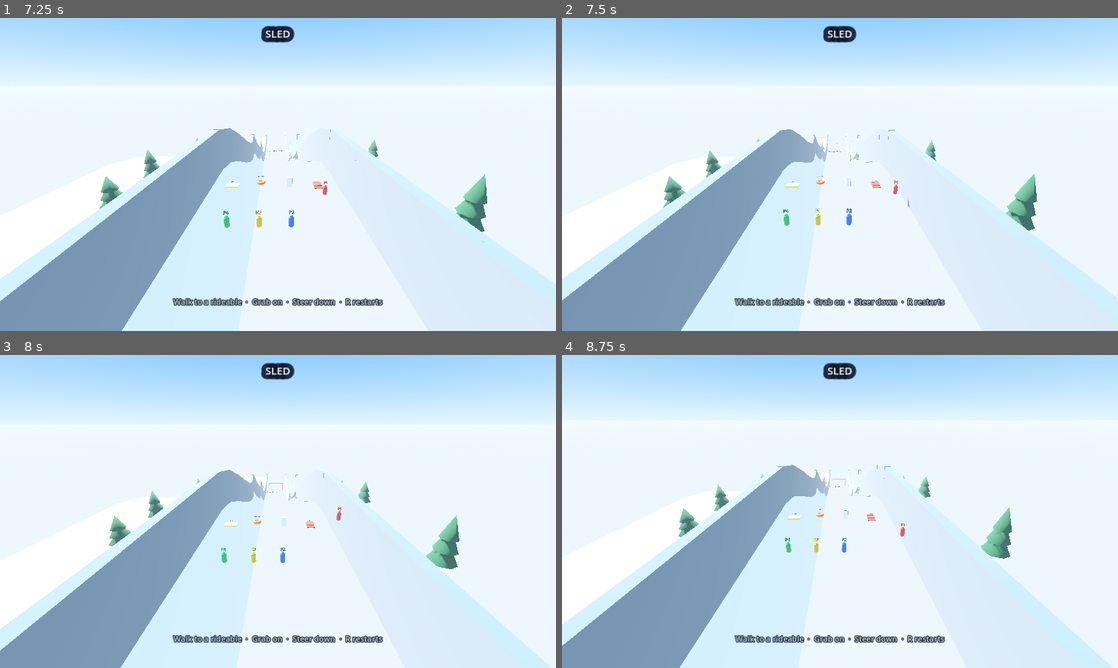
Above: before the commit, frames 1-4 (two rows, left to right).
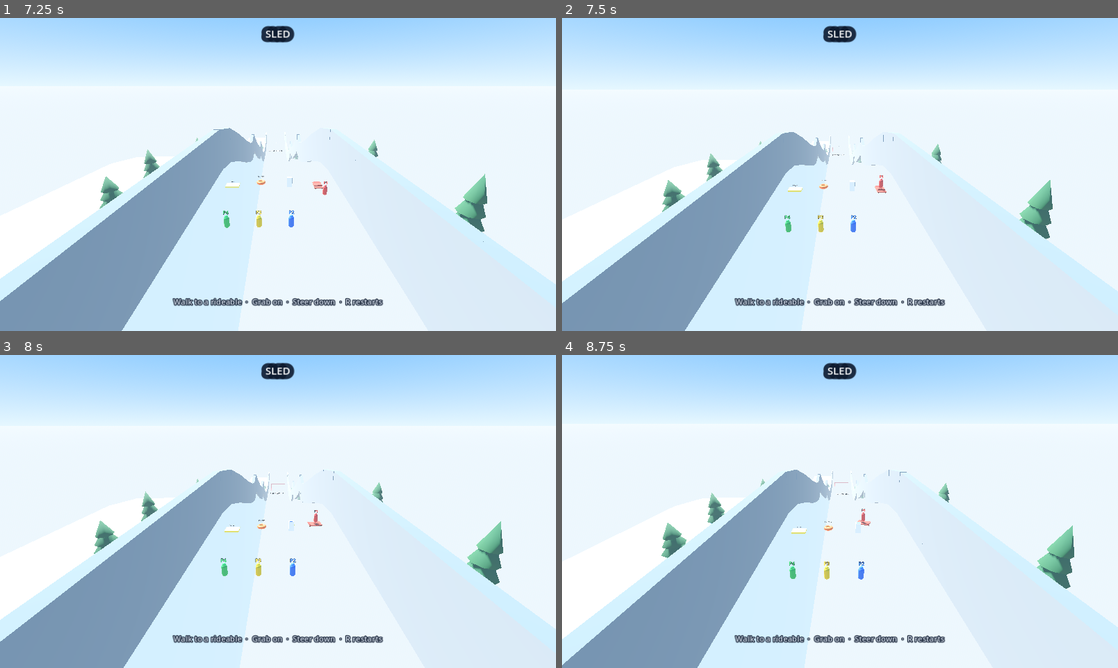
Above: after the commit, the same moments.

Repository: Tyler-McQueen/sled
Game: Godot game, scene res://scenes/main.tscn
Same seed, same stepped clock (60 frames per second), same inputs: the game is played once before the commit and once after it.
Inputs (mouse positions are in pixels of both pictures, inside the frame that each line leads up to):
- Up to frame 1 (7.25 s): tap Enter (p1_grab) at 0.5, 1.35, 3.6, 5.85 s; move the mouse to (250, 237) at 0.52 s; hold W (p0_up) 0.53-2.03 s; tap E (p0_grab) at 0.6, 2.85, 5.1 s; click (250, 237) at 0.67 s; tap Space (p0_jump) at 0.77, 1.52, 3.02, 3.77, 4.52, 6.02, 6.77 s; move the mouse to (444, 221) at 1.27 s; move the mouse to (111, 127) at 2.02 s; hold A (p0_left) 2.03-3.53 s; tap Keypad Enter at 2.1, 4.35, 6.6 s; move the mouse to (305, 174) at 2.77 s; click (305, 174) at 2.92 s; move the mouse to (194, 96) at 3.52 s; hold S (p0_down) 3.53-4.28 s; move the mouse to (400, 158) at 4.27 s; hold D (p0_right) 4.28-5.03 s; move the mouse to (166, 190) at 5.02 s; hold W (p0_up) 5.03-5.78 s; click (166, 190) at 5.17 s; move the mouse to (333, 105) at 5.77 s; hold D (p0_right) from 5.78 s (still down); move the mouse to (250, 237) at 6.52 s
- Up to frame 2 (7.5 s): keep holding D (p0_right); move the mouse to (1006, 221) at 7.27 s; tap E (p0_grab) at 7.35 s; click (1006, 221) at 7.42 s
- Up to frame 3 (8 s): keep holding D (p0_right); tap Space (p0_jump) at 7.52 s
- Up to frame 4 (8.75 s): move the mouse to (673, 464) at 8.02 s; release D (p0_right) at 8.03 s; hold S (p0_down) from 8.03 s (still down); tap Enter (p1_grab) at 8.1 s

Frame 1 is identical in both runs. In frame 2, 3.5% of the frame differs, in the area x 0-100%, y 35-100%; in frame 3, 5.2%; in frame 4, 8.0%.

Commit message:
M2: steal a ride, two on a fridge.
Grab dumps whoever is already on a 1-seater. Fridge holds two. Grab another ride in range while riding to leap to it. No new objects.

Diff:
--- a/scenes/player.tscn
+++ b/scenes/player.tscn
@@ -15,7 +15,7 @@
 height = 0.44
 
 [sub_resource type="SphereShape3D" id="SphereShape3D_grab"]
-radius = 1.7
+radius = 2.5
 
 [node name="Player" type="CharacterBody3D"]
 collision_layer = 4
--- a/scripts/player.gd
+++ b/scripts/player.gd
@@ -111,25 +111,43 @@
 		_hop_cooldown = 0.45
 
 	if Input.is_action_just_pressed(_action_grab) and _grab_cooldown <= 0.0:
-		dismount()
+		var other := _nearest_rideable(rideable)
+		if other != null:
+			mount(other)
+		else:
+			dismount()
 
 
 func _try_mount() -> void:
+	var best := _nearest_rideable(null)
+	if best != null:
+		mount(best)
+
+
+func _nearest_rideable(exclude: Rideable) -> Rideable:
 	var best: Rideable = null
 	var best_d := 999.0
 	for body in _grab_area.get_overlapping_bodies():
-		if body is Rideable:
+		if body is Rideable and body != exclude:
 			var d: float = global_position.distance_to(body.global_position)
 			if d < best_d:
 				best_d = d
 				best = body
-	if best != null:
-		mount(best)
+	return best
 
 
 func mount(r: Rideable) -> void:
+	if r == null or rideable == r:
+		return
+	# Leap off whatever we're on first.
 	if rideable != null:
-		return
+		dismount()
+	# At capacity: steal, dump everyone already on it.
+	if r.riders.size() >= r.max_riders():
+		var victims: Array = r.riders.duplicate()
+		for p in victims:
+			if p != self and p.has_method("dismount"):
+				p.dismount()
 	rideable = r
 	r.add_rider(self)
 	collision_layer = 0
--- a/scripts/rideable.gd
+++ b/scripts/rideable.gd
@@ -65,6 +65,12 @@
 			physics_material_override = _mat(0.16, 0.44)
 			_build_mattress()
 	_add_label()
+
+
+func max_riders() -> int:
+	if kind == Kind.FRIDGE:
+		return 2
+	return 1
 
 
 func add_rider(player: Player) -> void:
Not shown, changed: README.md
